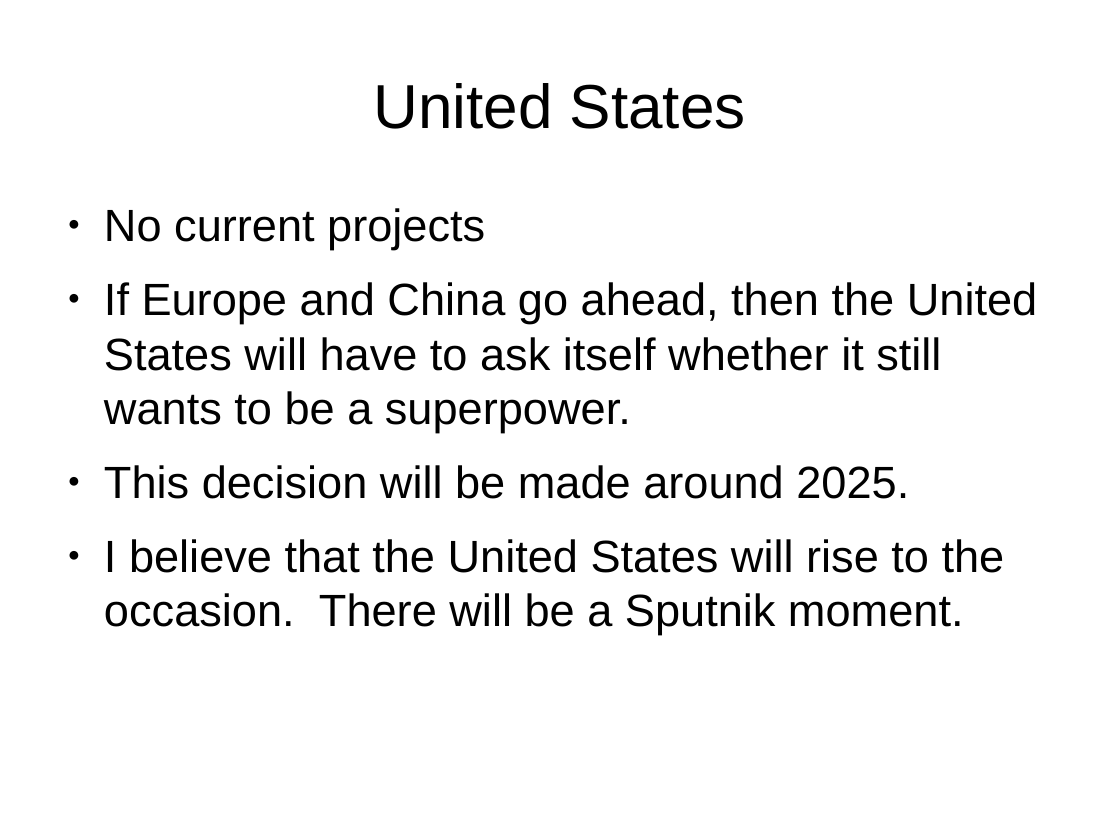
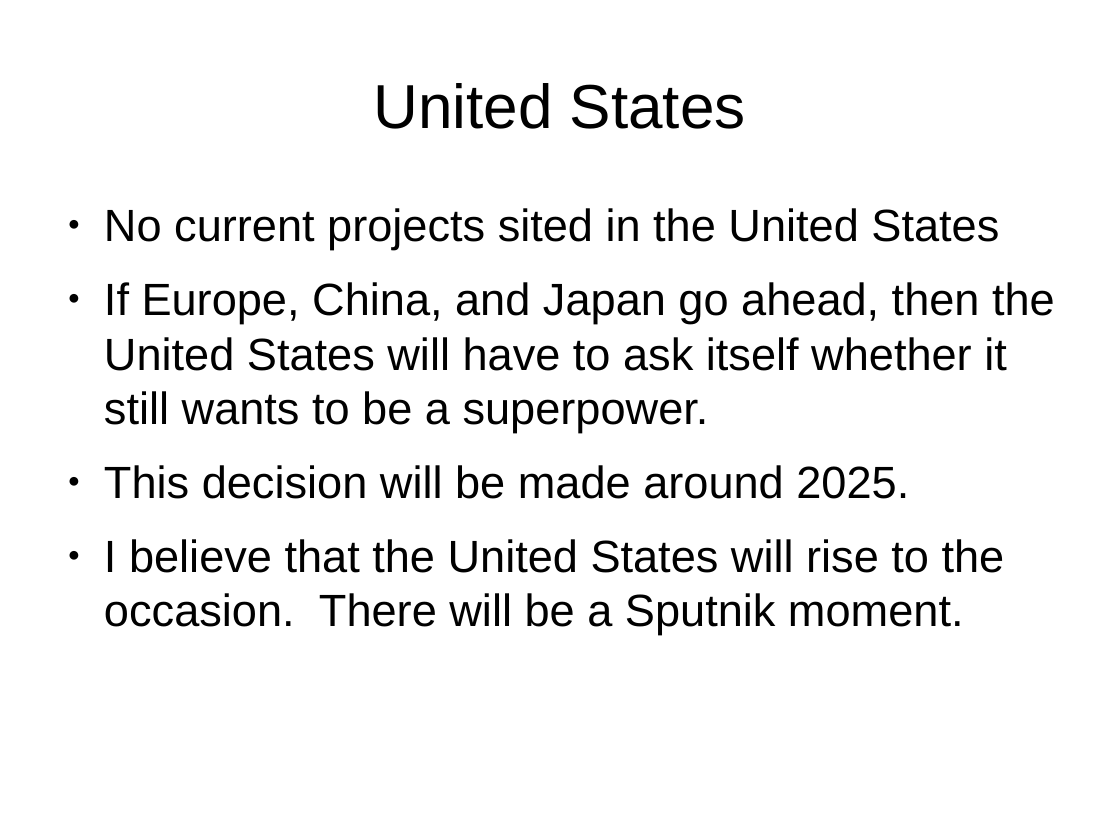
Before and after one commit to joequant/bitquant, a slide deck: slide 16 of pitchdecks/collider.odp (slide 12 before the commit). Drawn at 1120x840 pixels with LibreOffice and Linux fonts; fonts in the diff are those of the drawing. Boxes give left, top, right and bottom in pixels: in the first picture for what was removed or moved away, otherwise in the second. Text is boxed around its words. In the diff, an @@ line names an element or a change of style, - is before the commit and + after.

```diff
--- a/pitchdecks/collider.odp
+++ b/pitchdecks/collider.odp
@@ text at (x1=104, y1=208, x2=1055, y2=432): text changed @@
-● No current projects
-● If Europe and China go ahead, then the United States will have to ask itself whether it still wants to be a superpower.
+● No current projects sited in the United States
+● If Europe, China, and Japan go ahead, then the United States will have to ask itself whether it still wants to be a superpower.
```
Also in this commit, not shown: 6 other slides changed, 6 slides added, 1 slide removed, 1 other file.
